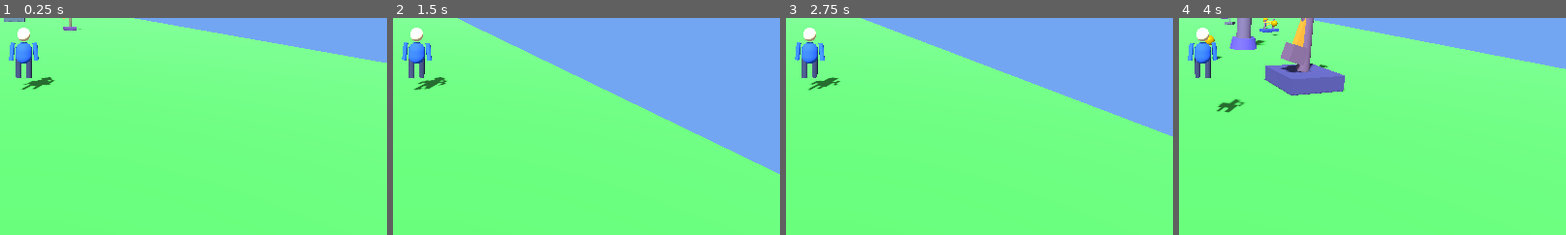
Above: before the commit, frames 1-4 (left to right).
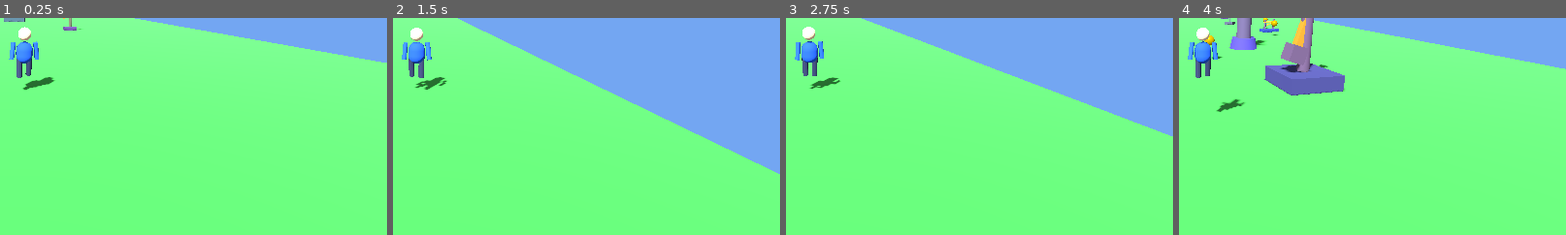
Above: after the commit, the same moments.

Repository: taiwuyang1/hello-godot
Game: Godot game, scene res://main.tscn
Two runs of this game, one before a commit and one after it. Both use one fixed random seed, a clock stepped at 60 frames per second and the inputs below.
Inputs:
- Up to frame 1 (0.25 s): no input
- Up to frame 2 (1.5 s): hold D (move_right) from 0.53 s (still down); tap Space (jump) at 0.77 s
- Up to frame 3 (2.75 s): tap Space (jump) at 1.52 s; release D (move_right) at 2.03 s; hold A (move_left) from 2.03 s (still down)
- Up to frame 4 (4 s): keep holding A (move_left); tap Space (jump) at 3.02, 3.77 s
The pictures show only the part of the screen within x 47-97%, y 37-87%; the shares and areas given below are measured in that part.

The runs differ from the first frame. In frame 1, 0.4% of the frame differs, in the area x 2-14%, y 4-34%; in frame 2, 0.2%; in frame 3, 0.4%; in frame 4, 0.3%.

Commit message:
优化跑步效果

Diff:
--- a/Main.gd
+++ b/Main.gd
@@ -37,6 +37,8 @@
 var ground       : StaticBody3D
 var pickup_timer : Timer
 var model_root      : Node3D
+var body_mesh_instance : MeshInstance3D
+var head_mesh_instance : MeshInstance3D
 var left_arm_pivot  : Node3D
 var right_arm_pivot : Node3D
 var left_leg_pivot  : Node3D
@@ -51,6 +53,8 @@
 var time_label     : Label
 var points_label   : Label
 var gameover_label : Label
+var ui_root        : Control
+var score_card     : PanelContainer
 
 # ───────── game state ─────────
 var game_over  : bool  = false
@@ -150,31 +154,31 @@
 	model_root.position = Vector3(0, 0.08, 0)
 	player.add_child(model_root)
 
-	var body := MeshInstance3D.new()
-	body.name = "Body"
+	body_mesh_instance = MeshInstance3D.new()
+	body_mesh_instance.name = "Body"
 	var body_mesh := CapsuleMesh.new()
 	body_mesh.radius = 0.23
 	body_mesh.height = 0.60
-	body.mesh = body_mesh
+	body_mesh_instance.mesh = body_mesh
 	var body_mat := StandardMaterial3D.new()
 	body_mat.albedo_color = Color(0.15, 0.35, 0.85)
 	body_mat.roughness = 0.85
-	body.material_override = body_mat
-	body.position = Vector3(0, 0.54, 0)
-	model_root.add_child(body)
-
-	var head := MeshInstance3D.new()
-	head.name = "Head"
+	body_mesh_instance.material_override = body_mat
+	body_mesh_instance.position = Vector3(0, 0.54, 0)
+	model_root.add_child(body_mesh_instance)
+
+	head_mesh_instance = MeshInstance3D.new()
+	head_mesh_instance.name = "Head"
 	var head_mesh := SphereMesh.new()
 	head_mesh.radius = 0.18
 	head_mesh.height = 0.36
-	head.mesh = head_mesh
+	head_mesh_instance.mesh = head_mesh
 	var head_mat := StandardMaterial3D.new()
 	head_mat.albedo_color = Color(0.95, 0.83, 0.70)
 	head_mat.roughness = 0.95
-	head.material_override = head_mat
-	head.position = Vector3(0, 1.05, 0)
-	model_root.add_child(head)
+	head_mesh_instance.material_override = head_mat
+	head_mesh_instance.position = Vector3(0, 1.05, 0)
+	model_root.add_child(head_mesh_instance)
 
 	left_arm_pivot = _create_limb_pivot("LeftArm", 0.48, 0.065, Color(0.16, 0.38, 0.92))
 	left_arm_pivot.position = Vector3(-0.30, 0.82, 0)
@@ -228,28 +232,82 @@
 		return
 
 	var planar_speed := Vector2(player.velocity.x, player.velocity.z).length()
+	var on_floor := player.is_on_floor()
+	var speed_ratio := clampf(planar_speed / RUN_SPEED, 0.0, 1.0)
+
 	var target_blend := 0.0
-	if player.is_on_floor() and planar_speed > 0.1:
-		target_blend = 1.0
-	elif not player.is_on_floor():
-		target_blend = 0.2
-
-	run_anim_blend = lerpf(run_anim_blend, target_blend, minf(1.0, delta * 10.0))
-	run_anim_phase += delta * (8.0 + planar_speed * 0.35)
-	if run_anim_phase > TAU:
-		run_anim_phase -= TAU
-
-	var arm_swing := sin(run_anim_phase) * 0.55 * run_anim_blend
-	var leg_swing := sin(run_anim_phase) * 0.45 * run_anim_blend
+	if on_floor and planar_speed > 0.1:
+		target_blend = speed_ratio
+	elif not on_floor:
+		target_blend = 0.22
+
+	run_anim_blend = lerpf(run_anim_blend, target_blend, minf(1.0, delta * 9.0))
+
+	var cadence := lerpf(5.8, 11.5, speed_ratio)
+	run_anim_phase = fmod(run_anim_phase + delta * cadence, TAU)
+
+	var phase := run_anim_phase
+	var double_phase := phase * 2.0
+	var left_step := sin(phase)
+	var right_step := sin(phase + PI)
+	var left_lift := maxf(0.0, sin(phase + PI * 0.5))
+	var right_lift := maxf(0.0, sin(phase + PI * 1.5))
+
+	var bob: float = absf(sin(double_phase)) * 0.065 * run_anim_blend
+	var sway := sin(phase) * 0.05 * run_anim_blend
+	var hip_pitch := 0.03 * run_anim_blend + sin(double_phase + 0.4) * 0.02 * run_anim_blend
+	var hip_yaw := sin(phase) * 0.08 * run_anim_blend
+	var hip_roll := sin(phase + PI * 0.5) * 0.035 * run_anim_blend
+
+	if not on_floor:
+		bob = lerpf(bob, 0.01, 0.7)
+		sway = lerpf(sway, 0.0, 0.6)
+		hip_pitch = lerpf(hip_pitch, -0.06, 0.5)
+		hip_yaw *= 0.5
+		hip_roll *= 0.45
+
+	model_root.position = Vector3(sway, 0.08 + bob, 0)
+	model_root.rotation = Vector3(hip_pitch, hip_yaw, hip_roll)
+
+	if body_mesh_instance:
+		var body_twist := -hip_yaw * 0.9
+		var body_lean := 0.06 * run_anim_blend + sin(double_phase + PI) * 0.03 * run_anim_blend
+		body_mesh_instance.position = Vector3(0, 0.54, 0)
+		body_mesh_instance.rotation = Vector3(body_lean, body_twist, 0.0)
+
+	if head_mesh_instance:
+		var head_nod := sin(double_phase + PI * 0.35) * 0.07 * run_anim_blend
+		var head_counter := -hip_pitch * 0.35
+		var head_tilt := sin(phase + PI * 0.5) * 0.02 * run_anim_blend
+		head_mesh_instance.position = Vector3(0, 1.05 + sin(double_phase + 0.9) * 0.015 * run_anim_blend, 0)
+		head_mesh_instance.rotation = Vector3(head_counter + head_nod, 0.0, head_tilt)
+
+	var arm_secondary := sin(double_phase + 0.35) * 0.14 * run_anim_blend
+	var left_arm_pitch := right_step * 0.92 * run_anim_blend + arm_secondary
+	var right_arm_pitch := left_step * 0.92 * run_anim_blend - arm_secondary
+	if not on_floor:
+		left_arm_pitch = lerpf(left_arm_pitch, -0.28, 0.5)
+		right_arm_pitch = lerpf(right_arm_pitch, -0.28, 0.5)
 
 	if left_arm_pivot:
-		left_arm_pivot.rotation.x = arm_swing
+		left_arm_pivot.position = Vector3(-0.30, 0.82 + bob * 0.25, 0)
+		left_arm_pivot.rotation = Vector3(left_arm_pitch, 0.05 * run_anim_blend, -0.10 + sin(double_phase) * 0.04 * run_anim_blend)
 	if right_arm_pivot:
-		right_arm_pivot.rotation.x = -arm_swing
+		right_arm_pivot.position = Vector3(0.30, 0.82 + bob * 0.25, 0)
+		right_arm_pivot.rotation = Vector3(right_arm_pitch, -0.05 * run_anim_blend, 0.10 - sin(double_phase) * 0.04 * run_anim_blend)
+
+	var left_leg_pitch := -left_step * 0.90 * run_anim_blend + left_lift * 0.28 * run_anim_blend
+	var right_leg_pitch := -right_step * 0.90 * run_anim_blend + right_lift * 0.28 * run_anim_blend
+	if not on_floor:
+		left_leg_pitch = lerpf(left_leg_pitch, 0.32, 0.4)
+		right_leg_pitch = lerpf(right_leg_pitch, 0.32, 0.4)
+
 	if left_leg_pivot:
-		left_leg_pivot.rotation.x = -leg_swing
+		left_leg_pivot.position = Vector3(-0.14, 0.40 + left_lift * 0.035 * run_anim_blend, 0)
+		left_leg_pivot.rotation = Vector3(left_leg_pitch, 0.0, 0.03 * run_anim_blend)
 	if right_leg_pivot:
-		right_leg_pivot.rotation.x = leg_swing
+		right_leg_pivot.position = Vector3(0.14, 0.40 + right_lift * 0.035 * run_anim_blend, 0)
+		right_leg_pivot.rotation = Vector3(right_leg_pitch, 0.0, -0.03 * run_anim_blend)
 
 
 func _build_camera_rig() -> void:
@@ -275,7 +333,7 @@
 	canvas.name = "UI"
 	add_child(canvas)
 
-	var ui_root := Control.new()
+	ui_root = Control.new()
 	ui_root.name = "UIRoot"
 	ui_root.set_anchors_and_offsets_preset(Control.PRESET_FULL_RECT)
 	ui_root.mouse_filter = Control.MOUSE_FILTER_PASS
@@ -330,7 +388,7 @@
 	time_margin.add_child(time_label)
 
 	# Score card (top-right)
-	var score_card := PanelContainer.new()
+	score_card = PanelContainer.new()
 	score_card.name = "ScoreCard"
 	score_card.anchor_left = 1.0
 	score_card.anchor_top = 0.0
@@ -709,6 +767,7 @@
 
 	score += pickup_points
 	_update_points_label()
+	_play_score_feedback(pickup_points)
 
 	# Prevent double-collection
 	pickup.set_deferred("monitoring", false)
@@ -721,6 +780,72 @@
 
 func _update_points_label() -> void:
 	points_label.text = "Score: %04d" % score
+
+
+func _play_score_feedback(added_points: int) -> void:
+	var card_scale := 1.08
+	var text_scale := 1.15
+	if score > 0 and score % 100 == 0:
+		card_scale = 1.13
+		text_scale = 1.20
+
+	if score_card:
+		score_card.scale = Vector2.ONE
+		score_card.modulate = Color(1.0, 0.98, 0.90, 1.0)
+
+		var card_tween := create_tween()
+		card_tween.set_trans(Tween.TRANS_BACK).set_ease(Tween.EASE_OUT)
+		card_tween.tween_property(score_card, "scale", Vector2.ONE * card_scale, 0.08)
+		card_tween.tween_property(score_card, "scale", Vector2.ONE, 0.14)
+
+		var card_color_tween := create_tween()
+		card_color_tween.tween_property(score_card, "modulate", Color.WHITE, 0.22)
+
+	if points_label:
+		points_label.scale = Vector2.ONE
+		points_label.modulate = Color(1.0, 1.0, 0.86, 1.0)
+
+		var text_tween := create_tween()
+		text_tween.set_trans(Tween.TRANS_BACK).set_ease(Tween.EASE_OUT)
+		text_tween.tween_property(points_label, "scale", Vector2.ONE * text_scale, 0.08)
+		text_tween.tween_property(points_label, "scale", Vector2.ONE, 0.12)
+
+		var text_color_tween := create_tween()
+		text_color_tween.tween_property(points_label, "modulate", Color(1.0, 0.95, 0.72, 1.0), 0.20)
+
+	if ui_root:
+		var float_label := Label.new()
+		float_label.name = "ScoreFloatLabel"
+		float_label.text = "+%d" % added_points
+		float_label.horizontal_alignment = HORIZONTAL_ALIGNMENT_RIGHT
+		float_label.vertical_alignment = VERTICAL_ALIGNMENT_CENTER
+		float_label.anchor_left = 1.0
+		float_label.anchor_right = 1.0
+		float_label.anchor_top = 0.0
+		float_label.anchor_bottom = 0.0
+		float_label.offset_left = -220
+		float_label.offset_top = 90
+		float_label.offset_right = -20
+		float_label.offset_bottom = 124
+		float_label.add_theme_font_size_override("font_size", 24)
+		float_label.add_theme_color_override("font_color", Color(1.0, 0.94, 0.58, 1.0))
+		float_label.add_theme_color_override("font_shadow_color", Color(0, 0, 0, 0.6))
+		float_label.add_theme_constant_override("shadow_offset_x", 1)
+		float_label.add_theme_constant_override("shadow_offset_y", 1)
+		float_label.modulate = Color(1, 1, 1, 0)
+		ui_root.add_child(float_label)
+
+		var rise_top := float_label.offset_top - 34.0
+		var rise_bottom := float_label.offset_bottom - 34.0
+
+		var float_tween := create_tween()
+		float_tween.tween_property(float_label, "modulate:a", 1.0, 0.06)
+		float_tween.parallel().tween_property(float_label, "offset_top", float_label.offset_top - 8.0, 0.06)
+		float_tween.parallel().tween_property(float_label, "offset_bottom", float_label.offset_bottom - 8.0, 0.06)
+		float_tween.tween_property(float_label, "modulate:a", 0.0, 0.34)
+		float_tween.parallel().tween_property(float_label, "offset_top", rise_top, 0.34)
+		float_tween.parallel().tween_property(float_label, "offset_bottom", rise_bottom, 0.34)
+		float_tween.tween_callback(float_label.queue_free)
 
 
 func _cleanup_pickups() -> void:
